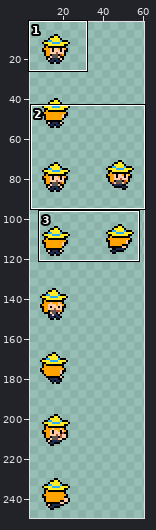
One commit to this sprite sheet: img/sprites/testPositionUnit.png. Above, an overview of the earlier version with the close-up marked.
Close-up. As it was:
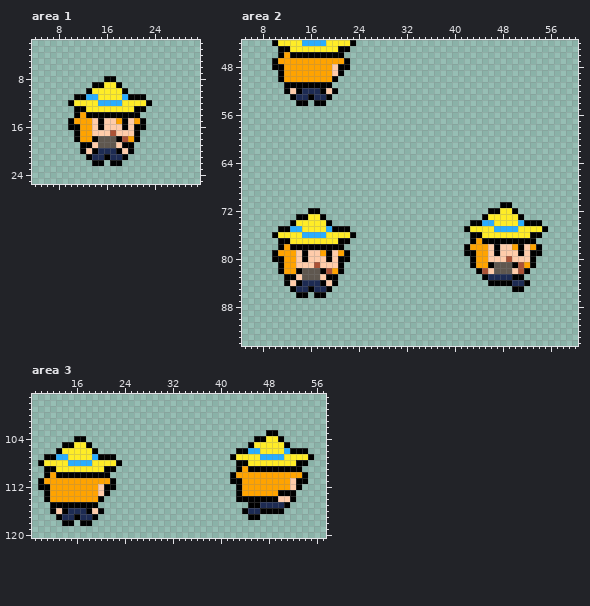
The file is 64x256 pixels. Shown: area 1: x 4..31, y 2..25; area 2: x 5..60, y 44..94; area 3: x 9..57, y 97..120. The wide view leaves out empty margins. The commit also changed other parts of the picture, which this record leaves out.
Once edited:
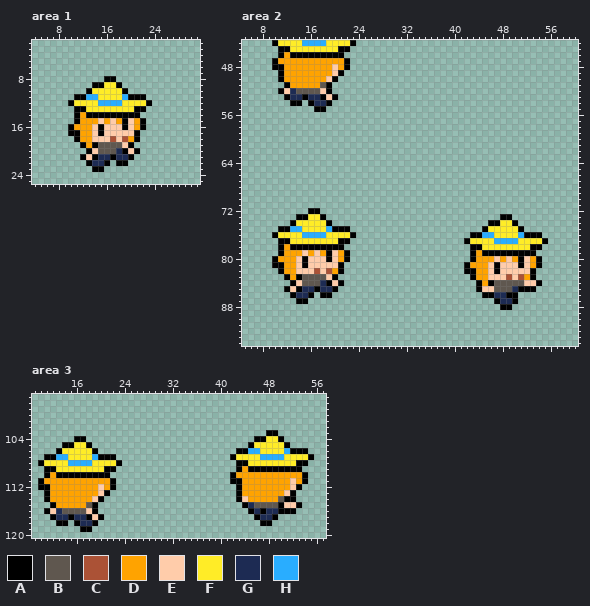
Palette (. is transparent): A #000000  B #5f574f  C #ab5236  D #ffa300  E #ffccaa  F #ffec27  G #1d2b53  H #29adff
What changed:
--- area 1
@@ x 8..23 @@
 14 ...ADAAAAAAAAA..
-15 ..ADDDEAEEDAEDA.
-16 ..AADDEAEEEAEAA.
-17 ...ADDEEECEEEA..
-18 ...ADDABBBACDA..
-19 ....AAEBBBEAA...
-20 ....AEAGGGAEA...
-21 .....AGGAGGA....
-22 ......AA.AA.....
-23 ................
+15 ...ADDDEDEDAEDA.
+16 ..ADDDEAEEEAEDA.
+17 ..AADDEAEEEEEA..
+18 ...ADDEEECECDA..
+19 ....ADABBBBEA...
+20 .....AEBBBGAEA..
+21 ....AEAGGAGGA...
+22 .....AGGA.AA....
+23 ......AA........
 24 ................
--- area 2
@@ x 9..23 @@
 47 .ADDDDDDDDDDDA.
-48 .AADDDDDDDDEAA.
+48 .AADDDDDDDDEDA.
 49 ..ADDDDDDDDEA..
-50 ..ADDDDDDDDA...
-51 ...AAAAAAAA....
-52 ...AEAGGGAEA...
-53 ....AGGAGGA....
-54 .....AA.AA.....
-55 ...............
+50 ..ADDDDDDDEA...
+51 ...ADDDDDBA....
+52 ..AEGBBBBEA....
+53 ...AGGAGGAEA...
+54 ....AA.AGGA....
+55 ........AA.....
 56 ...............
@@ x 5..60 @@
 70 ........................................................
-71 ...........................................AA...........
-72 ...........AA............................AAFFA..........
-73 .........AAFFA..........................AFFFFFA.........
-74 ........AFFFFFA.......................AAHHFFFFHAAA......
-75 ......AAHHFFFFHAAA...................AFFFFHHHHFFFFA.....
-76 .....AFFFFHHHHFFFFA...................AAFFFFFFFFAA......
-77 ......AAFFFFFFFFAA....................ADAAAAAAAAA.......
-78 ......ADAAAAAAAAA....................ADDDEAEEDAEDA......
-79 .....ADDDEAEEDAEDA...................AADDEAEEEAEAA......
-80 .....AADDEAEEEAEAA....................ADDEEECEEEA.......
-81 ......ADDEEECEEEA.....................ADDABBBACDA.......
-82 ......ADDABBBACDA......................ACEBBBECA........
-83 .......AAEBBBEAA........................AGGGGAA.........
-84 .......AEAGGGAEA.........................AAAAGGA........
-85 ........AGGAGGA..............................AA.........
-86 .........AA.AA..........................................
-87 ........................................................
-88 ........................................................
+71 ........................................................
+72 ...........AA...........................................
+73 .........AAFFA.............................AA...........
+74 ........AFFFFFA..........................AAFFA..........
+75 ......AAHHFFFFHAAA......................AFFFFFA.........
+76 .....AFFFFHHHHFFFFA...................AAHHFFFFHAAA......
+77 ......AAFFFFFFFFAA...................AFFFFHHHHFFFFA.....
+78 ......ADAAAAAAAAA.....................AAFFFFFFFFAA......
+79 ......ADDDEDEDAEDA....................ADAAAAAAAAA.......
+80 .....ADDDEAEEEAEDA....................ADDDEDEDAEDA......
+81 .....AADDEAEEEEEA....................ADDDEAEEEAEDA......
+82 ......ADDEEECECDA....................AADDEAEEEEEA.......
+83 .......ADABBBBEA......................ADDEEECECDA.......
+84 ........AEBBBGAEA......................ADABBBBBEEA......
+85 .......AEAGGAGGA.......................AEEBBBGAAA.......
+86 ........AGGA.AA.........................AAGGAA..........
+87 .........AA...............................AGGA..........
+88 ...........................................AA...........
 89 ........................................................
--- area 3
@@ x 9..57 @@
 110 ..ADAAAAAAAAA....................ADDDDDDDDDDDA...
-111 .ADDDDDDDDDDDA...................AADDDDDDDDEAA...
-112 .AADDDDDDDDEAA....................ADDDDDDDDEA....
-113 ..ADDDDDDDDEA.....................ADDDDDDAAA.....
-114 ..ADDDDDDDDA......................AAAAAAAEEA.....
-115 ...AAAAAAAA.........................AAGGGGA......
-116 ...AEAGGGAEA.......................AGGAAAA.......
-117 ....AGGAGGA.........................AA...........
-118 .....AA.AA.......................................
-119 .................................................
+111 .ADDDDDDDDDDDA...................AADDDDDDDDEDA...
+112 .AADDDDDDDDEDA....................ADDDDDDDDEA....
+113 ..ADDDDDDDDEA.....................ADDDDDDDEA.....
+114 ..ADDDDDDDEA......................AEDDDDDBAA.....
+115 ...ADDDDDBA........................AGBBBBAEEA....
+116 ..AEGBBBBEA.........................AGAGGAAA.....
+117 ...AGGAGGAEA.........................AGGA........
+118 ....AA.AGGA...........................AA.........
+119 ........AA.......................................
 120 .................................................
